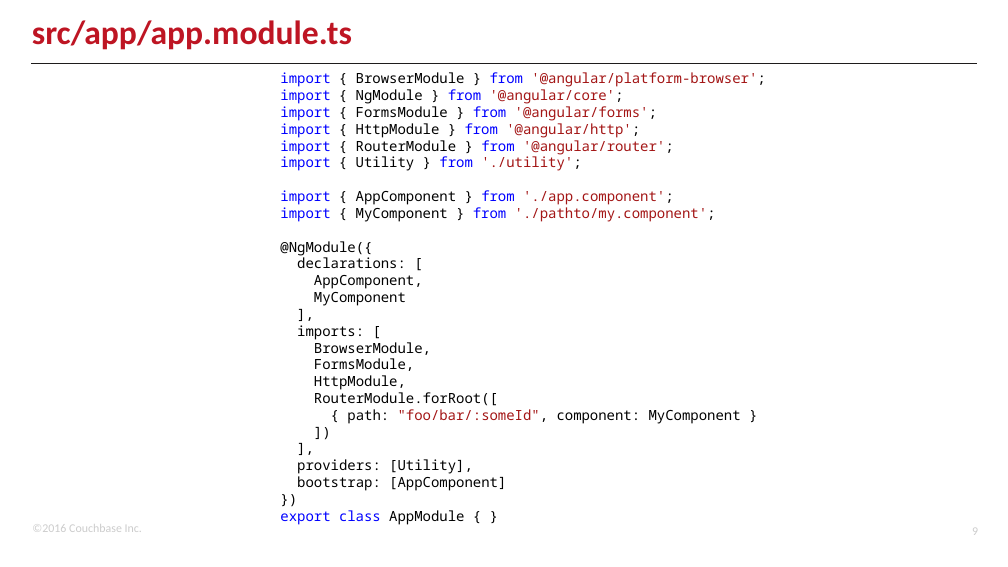
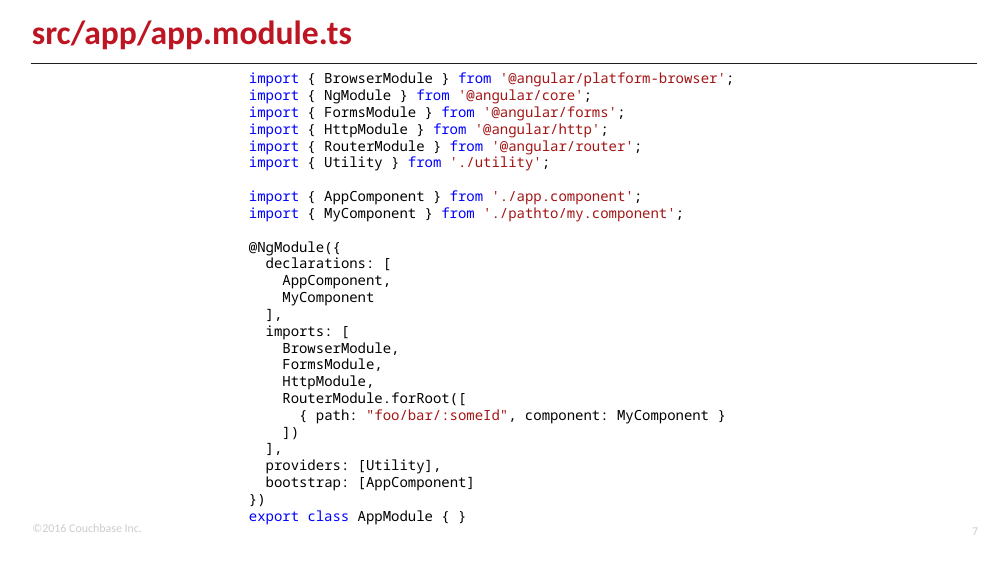
Before and after one commit to couchbaselabs/aspnet-nosql-workshop, a slide deck: slide 7 of 04/04.pptx (slide 9 before the commit). Drawn at 1008x567 pixels with LibreOffice and Linux fonts; fonts in the diff are those of the drawing; background and template pictures are left out. Boxes give left, top, right and bottom in pixels: in the first picture for what was removed or moved away, otherwise in the second. Text is boxed around its words. In the diff, an @@ line names an element or a change of style, - is before the commit and + after.

```diff
--- a/04/04.pptx
+++ b/04/04.pptx
@@ text "import { BrowserModule } from ...": place and size @@
-text "import { BrowserModule } from ..." at [280, 72, 765, 525]
+text "import { BrowserModule } from ..." at [249, 72, 734, 525]
```
Also in this commit, not shown: 1 other slide changed.
